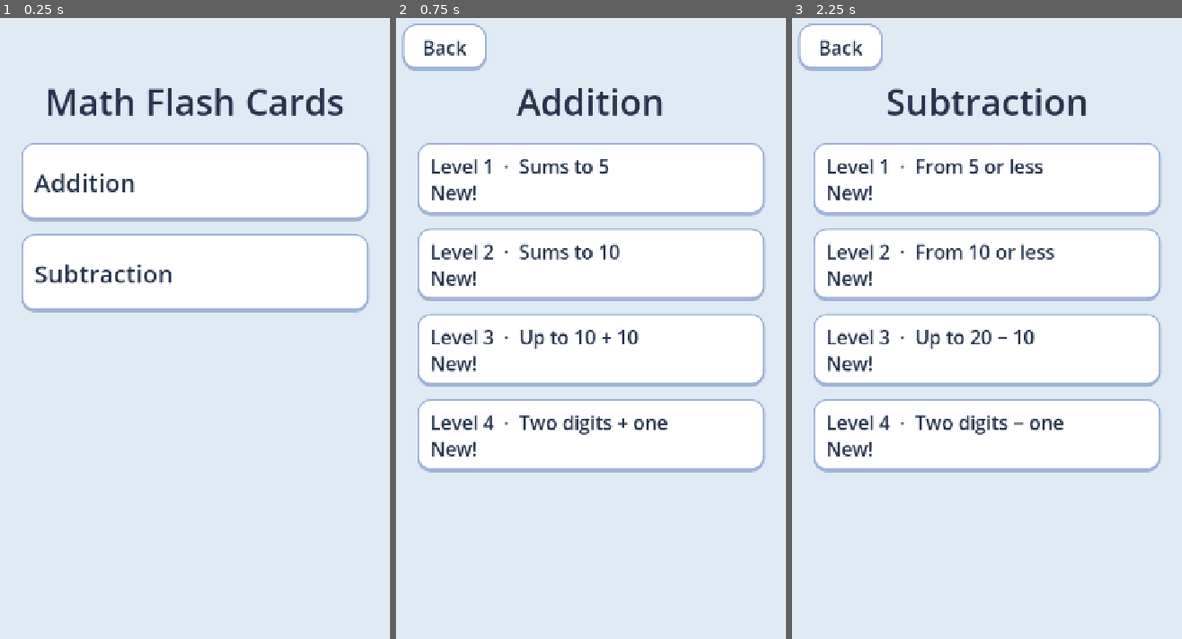
Above: before the commit, frames 1-3 (left to right).
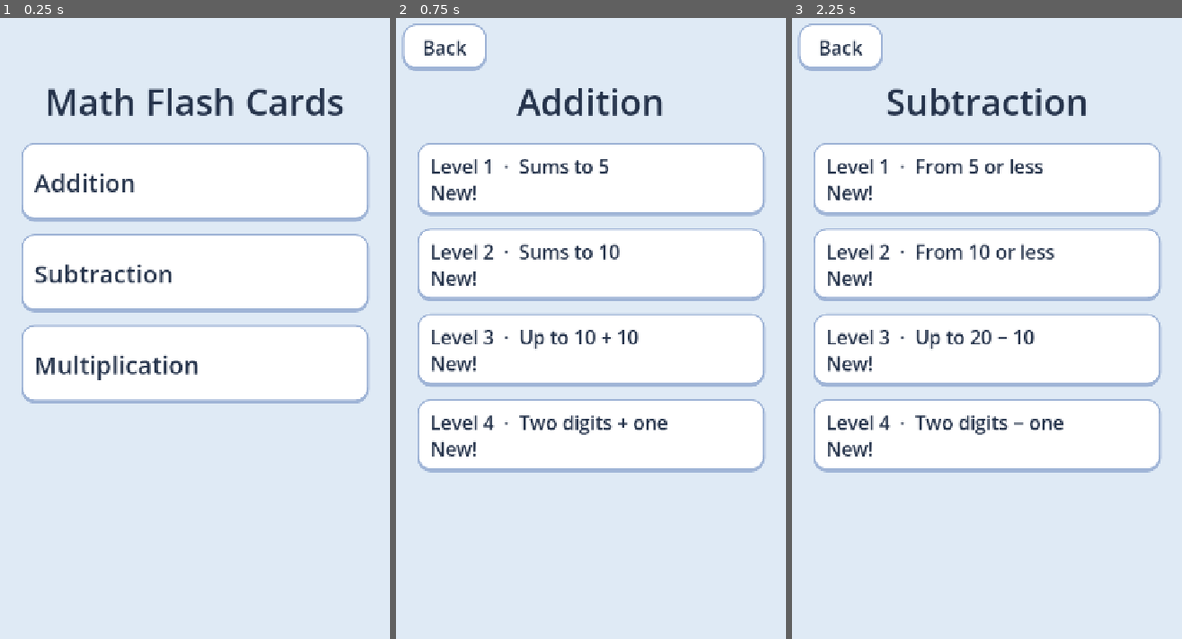
Above: after the commit, the same moments.

Repository: rotarydialer/math-flash
Game: Godot game, scene res://scenes/Main.tscn
The game is run twice, just before and just after one commit, with the same random seed, the same clock (stepped at 60 frames per second) and the same inputs.
Inputs:
- Up to frame 1 (0.25 s): no input
- Up to frame 2 (0.75 s): click "Addition" at 0.5 s
- Up to frame 3 (2.25 s): click "Back" at 1.25 s; click "Subtraction" at 2 s

The runs differ from the first frame. In frame 1, 11% of the frame differs, in the area x 5-95%, y 49-63%; in frame 2, nothing differs; in frame 3, nothing differs.

Commit message:
feat: multiplication

Diff:
--- a/data/categories.gd
+++ b/data/categories.gd
@@ -8,6 +8,7 @@
 ##   a, b          inclusive [lo, hi] range for each operand
 ##   max_result    drop facts whose answer is above this
 ##   no_regroup    drop facts that need carrying or borrowing in any column
+##   both_orders   also deal each fact the other way round (b op a), for times tables
 ##   hint          short range description shown under the level name
 ## Facts with a negative answer are always dropped, so subtraction ranges can be written loosely.
 ## Adding a category: a new entry here plus its operator in `Problems.answer` / `Problems.SYMBOLS`.
@@ -35,6 +36,17 @@
 			{"hint": "Two digits − one", "a": [10, 99], "b": [1, 9], "no_regroup": true},
 		],
 	},
+	{
+		"id": &"multiplication",
+		"name": "Multiplication",
+		"op": "*",
+		"levels": [
+			{"hint": "Times 0, 1, 2", "a": [0, 10], "b": [0, 2], "both_orders": true},
+			{"hint": "Times 3, 4, 5", "a": [0, 10], "b": [3, 5], "both_orders": true},
+			{"hint": "Times 6 to 9", "a": [0, 10], "b": [6, 9], "both_orders": true},
+			{"hint": "Up to 10 × 10", "a": [0, 10], "b": [0, 10]},
+		],
+	},
 ]
 
 static func category(id: StringName) -> Dictionary:
--- a/scripts/problems.gd
+++ b/scripts/problems.gd
@@ -5,7 +5,7 @@
 ## `{a, b, op, answer, key}`; `key` (e.g. "3+4", "7-2") is how Stats files answers for that fact.
 
 ## How each operator is shown on a card (a true minus sign reads better than a hyphen).
-const SYMBOLS := {"+": "+", "-": "−"}
+const SYMBOLS := {"+": "+", "-": "−", "*": "×"}
 
 static func answer(a: int, op: String, b: int) -> int:
 	match op:
@@ -13,6 +13,8 @@
 			return a + b
 		"-":
 			return a - b
+		"*":
+			return a * b
 	push_error("Problems: unknown operator '%s'" % op)
 	return 0
 
@@ -23,22 +25,35 @@
 static func text(p: Dictionary) -> String:
 	return "%d %s %d" % [p["a"], SYMBOLS.get(p["op"], p["op"]), p["b"]]
 
-## Every fact a level allows, in a stable order. Negative answers are never dealt.
+## Every fact a level allows, in a stable order. Negative answers are never dealt. With
+## `both_orders`, each fact also comes the other way round (7 × 2 as well as 2 × 7).
 static func all_facts(level_cfg: Dictionary) -> Array:
 	var op: String = level_cfg["op"]
 	var ra: Array = level_cfg["a"]
 	var rb: Array = level_cfg["b"]
-	var facts := []
+	var pairs: Array[Vector2i] = []
 	for a in range(ra[0], ra[1] + 1):
 		for b in range(rb[0], rb[1] + 1):
-			var p := make(a, op, b)
-			if p["answer"] < 0:
-				continue
-			if level_cfg.has("max_result") and p["answer"] > level_cfg["max_result"]:
-				continue
-			if level_cfg.get("no_regroup", false) and _regroups(a, op, b):
-				continue
-			facts.append(p)
+			pairs.append(Vector2i(a, b))
+	if level_cfg.get("both_orders", false):
+		for pair in pairs.duplicate():
+			pairs.append(Vector2i(pair.y, pair.x))
+	var facts := []
+	var seen := {}
+	for pair in pairs:
+		var a := pair.x
+		var b := pair.y
+		var p := make(a, op, b)
+		if seen.has(p["key"]):
+			continue
+		seen[p["key"]] = true
+		if p["answer"] < 0:
+			continue
+		if level_cfg.has("max_result") and p["answer"] > level_cfg["max_result"]:
+			continue
+		if level_cfg.get("no_regroup", false) and _regroups(a, op, b):
+			continue
+		facts.append(p)
 	return facts
 
 ## True when working column by column would carry (addition) or borrow (subtraction).
--- a/tests/test_problems.gd
+++ b/tests/test_problems.gd
@@ -21,6 +21,7 @@
 	_test_answer()
 	_test_level_lookup()
 	_test_level_facts()
+	_test_both_orders()
 	_test_regrouping()
 	_test_deal()
 	_test_deal_small_level()
@@ -40,6 +41,9 @@
 	_check(q["answer"] == 5 and q["key"] == "7-2", "7 - 2 = 5, filed as 7-2")
 	_check(Problems.text(q) == "7 − 2", "a card shows a true minus sign")
 	_check(Problems.text(p) == "3 + 4", "a card shows the plus sign")
+	var m := Problems.make(6, "*", 7)
+	_check(m["answer"] == 42 and m["key"] == "6*7", "6 × 7 = 42, filed as 6*7")
+	_check(Problems.text(m) == "6 × 7", "a card shows a times sign")
 
 func _test_level_lookup() -> void:
 	var cfg := Categories.level(&"addition", 2)
@@ -60,8 +64,9 @@
 			var ok := true
 			var keys := {}
 			for p in facts:
-				ok = ok and p["a"] >= cfg["a"][0] and p["a"] <= cfg["a"][1]
-				ok = ok and p["b"] >= cfg["b"][0] and p["b"] <= cfg["b"][1]
+				var in_order := _in(p["a"], cfg["a"]) and _in(p["b"], cfg["b"])
+				var swapped: bool = cfg.get("both_orders", false) and _in(p["b"], cfg["a"]) and _in(p["a"], cfg["b"])
+				ok = ok and (in_order or swapped)
 				ok = ok and p["answer"] == Problems.answer(p["a"], cfg["op"], p["b"])
 				ok = ok and p["answer"] >= 0
 				if cfg.has("max_result"):
@@ -78,6 +83,21 @@
 	_check(Problems.all_facts(Categories.level(&"subtraction", 1)).size() == 21, "from 5 or less is 21 facts")
 	_check(Problems.all_facts(Categories.level(&"subtraction", 2)).size() == 66, "from 10 or less is 66 facts")
 	_check(Problems.all_facts(Categories.level(&"subtraction", 3)).size() == 121, "up to 20 − 10 is 121 facts")
+	_check(Problems.all_facts(Categories.level(&"multiplication", 4)).size() == 121, "up to 10 × 10 is 121 facts")
+
+## A times-table level deals both orders once each, and nothing outside its tables.
+func _test_both_orders() -> void:
+	var keys := {}
+	for p in Problems.all_facts(Categories.level(&"multiplication", 1)):
+		keys[p["key"]] = true
+	_check(keys.has("7*2") and keys.has("2*7"), "the 2 times table comes both ways round")
+	_check(keys.has("0*0") and keys.has("1*2") and keys.has("2*1"), "small facts in both tables appear")
+	_check(not keys.has("7*3") and not keys.has("3*7"), "facts from other tables stay out")
+	# 0..10 × 0..2 is 33; flipping adds 3..10 × 0..2 the other way round, 24 more
+	_check(keys.size() == 57, "times 0, 1, 2 is 57 facts in both orders")
+
+static func _in(v: int, r: Array) -> bool:
+	return v >= r[0] and v <= r[1]
 
 func _test_regrouping() -> void:
 	_check(not Problems._regroups(23, "+", 4), "23 + 4 needs no carry")
Not shown, changed: README.md
